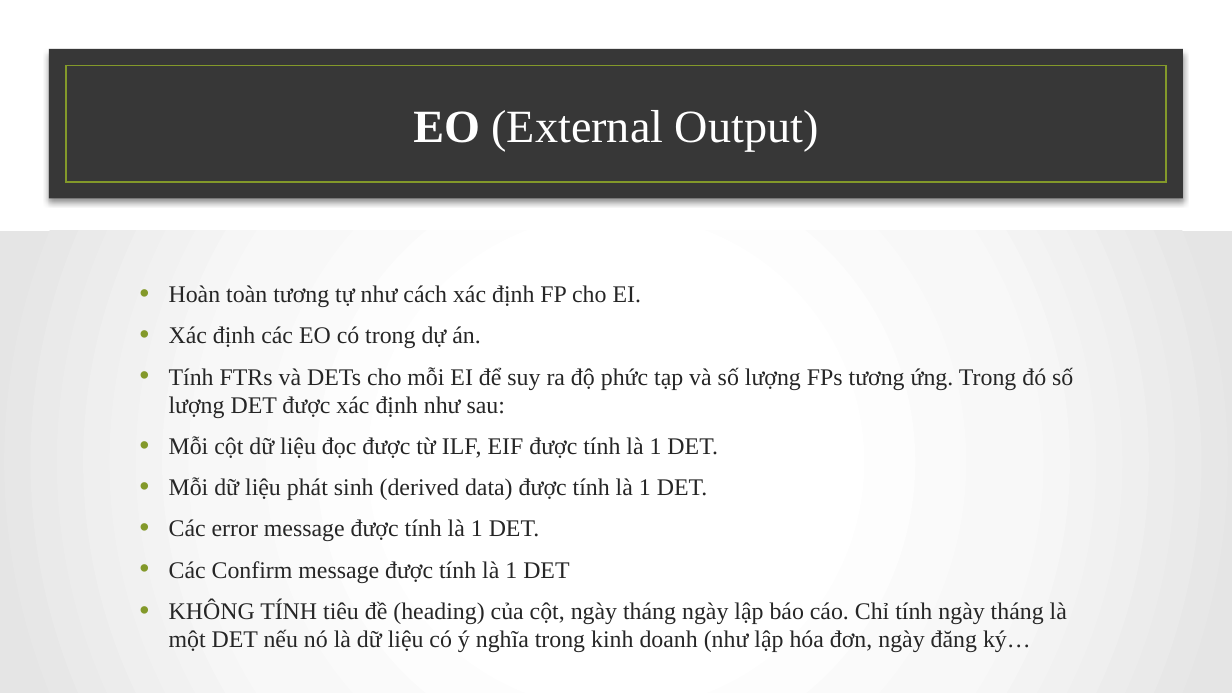
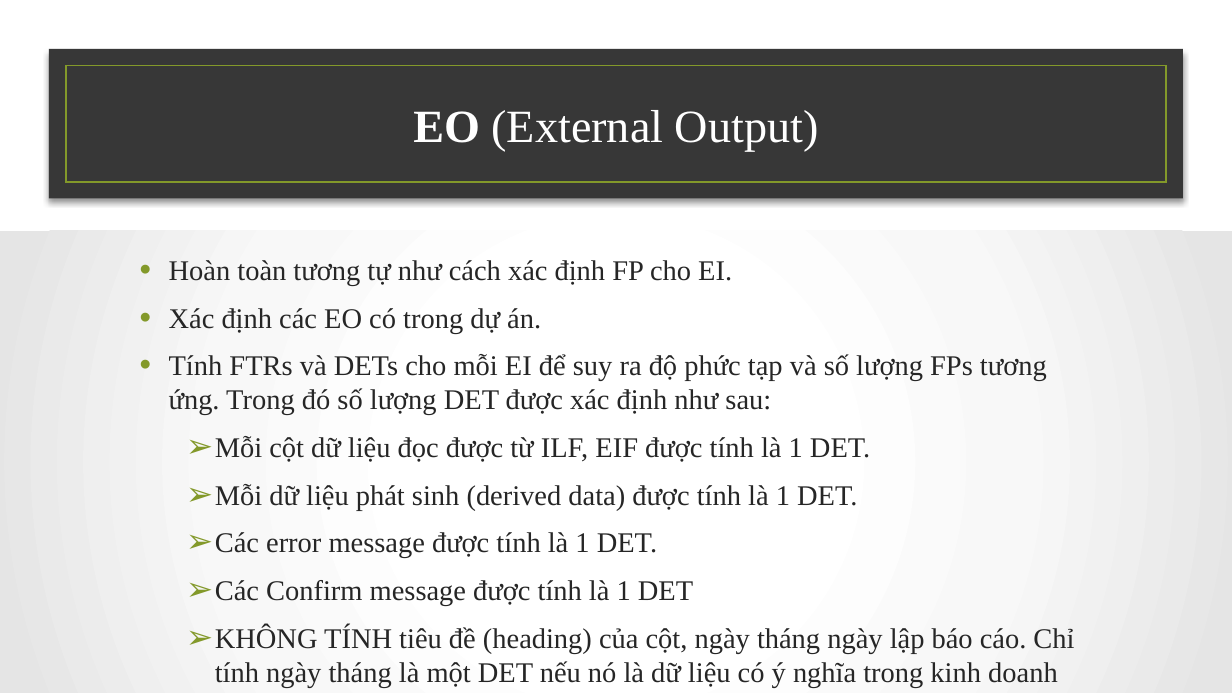
Before and after one commit to NamBang/CEMEM, a slide deck: slide 23 of FILE_BAO_CAO/Funciton-Point .pptx (slide 22 before the commit). Drawn at 1232x693 pixels with LibreOffice and Linux fonts; fonts in the diff are those of the drawing; background and template pictures are left out. Boxes give left, top, right and bottom in pixels: in the first picture for what was removed or moved away, otherwise in the second. Text is boxed around its words. In the diff, an @@ line names an element or a change of style, - is before the commit and + after.

```diff
--- a/FILE_BAO_CAO/Funciton-Point .pptx
+++ b/FILE_BAO_CAO/Funciton-Point .pptx
@@ text "Hoàn toàn tương tự như ...": place and size @@
-text "Hoàn toàn tương tự như ..." at <box>169,285,1073,652</box>
+text "Hoàn toàn tương tự như ..." at <box>169,260,1074,688</box>
@@ text "Hoàn toàn tương tự như ..." at <box>169,260,1074,688</box>: size 18.6 to 22.2 pt; bullet • to ➢; list level 1 to 2 in "Mỗi cột dữ liệu đọc ..."; list level 1 to 2 in "Mỗi dữ liệu phát sinh ..."; list level 1 to 2 in "Các error message được tính ..."; list level 1 to 2 in "Các Confirm message được tính ..."; list level 1 to 2 in "KHÔNG TÍNH tiêu đề (heading) ..." @@
```
Also in this commit, not shown: 14 other slides changed, 5 slides added, 2 slides removed.
